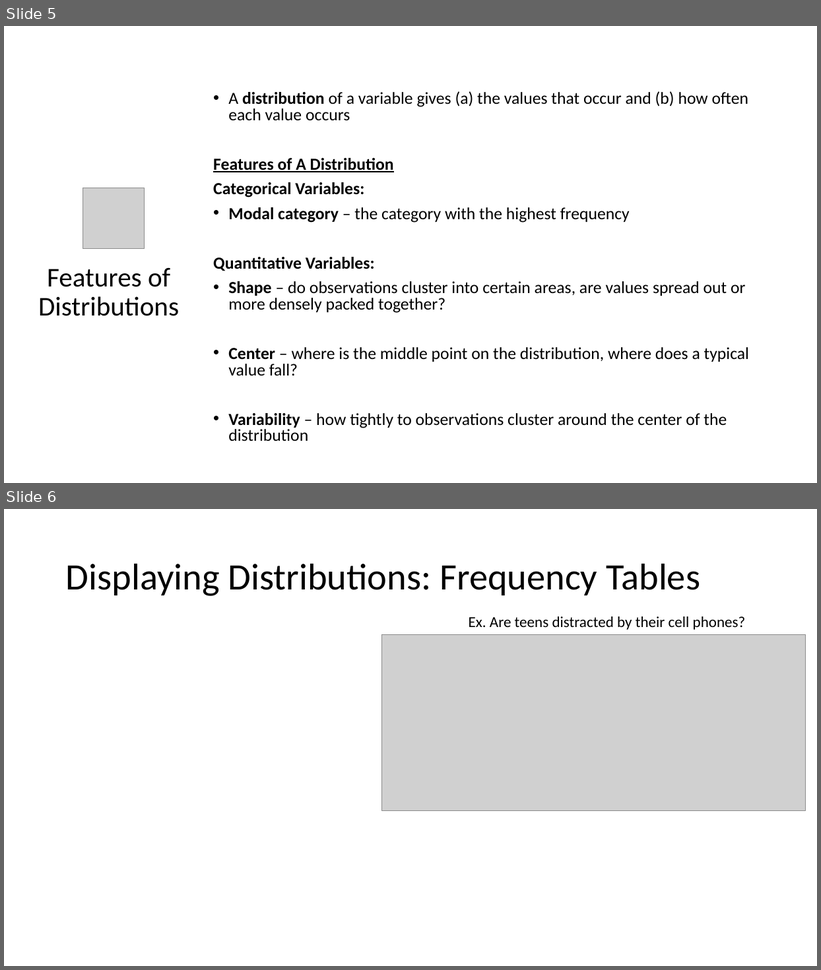
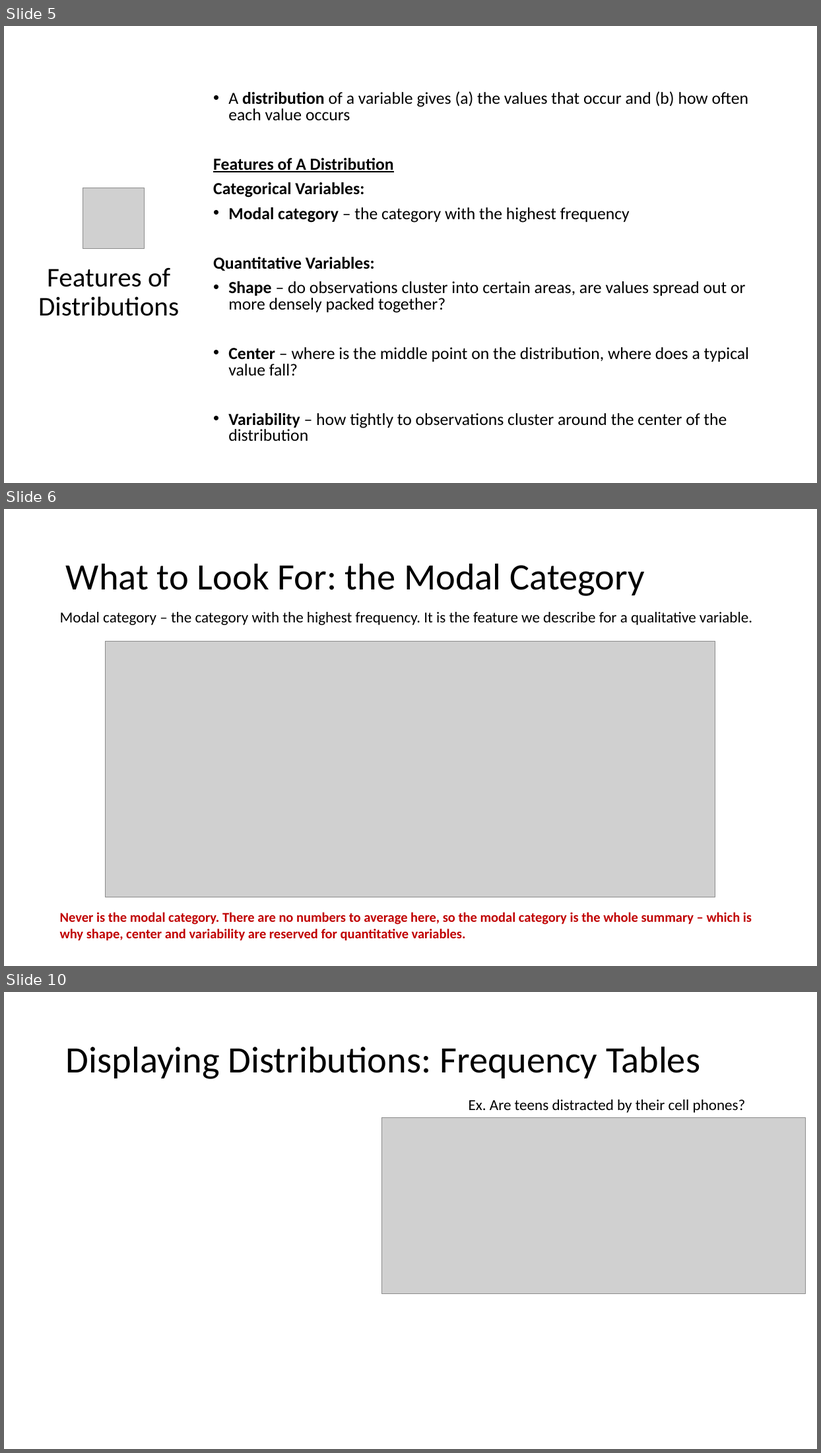
Before and after one commit to Jarred6068/Kvamme_UI_STAT251, a slide deck: docs/lecture_slides/Week 2/Week2_Lecture3_Slides_1_19_2024.pptx. Shown one above the other, each under a label of ours: slides 5 and 6 before the commit, slides 5, 6 and 10 after it; the slides between them are not shown. The pictures are 821x970 and 821x1453 pixels, drawn with LibreOffice and Linux fonts; fonts in the diff are those of the drawing; grey boxes stand for pictures. Boxes give left, top, right and bottom in pixels: in the first picture for what was removed or moved away, otherwise in the second. Text is boxed around its words. In the diff, an @@ line names an element or a change of style, - is before the commit and + after.

Commit message:
Add distribution feature figure assets
Add a new R script (`docs/assets/make_distribution_feature_figures.R`) to generate four lecture visuals for distribution concepts (modal category, shape, center, and variability), and include the rendered PNG outputs in `docs/assets/` for use in the Week 2 Lecture 3 slides.

```diff
--- a/docs/lecture_slides/Week 2/Week2_Lecture3_Slides_1_19_2024.pptx
+++ b/docs/lecture_slides/Week 2/Week2_Lecture3_Slides_1_19_2024.pptx
@@ slide 6 added at [4,509,817,966], background #FFFFFF @@
@@ title added at [66,563,645,596], 44 pt, text #000000 @@
+What to Look For: the Modal Category
@@ text added at [60,612,752,625], 18 pt, text #000000 @@
+Modal category – the category with the highest frequency. It is the feature we describe for a qualitative variable.
@@ picture added at [106,642,716,898] @@
@@ text added at [60,912,752,941], 16 pt, text #C00000, bold @@
+Never is the modal category. There are no numbers to average here, so the modal category is the whole summary – which is why shape, center and variability are reserved for quantitative variables.
@@ what was slide 6 is now slide 10 @@
```
Also in this commit, not shown: 1 slide changed, 3 other slides added, 7 other files.
